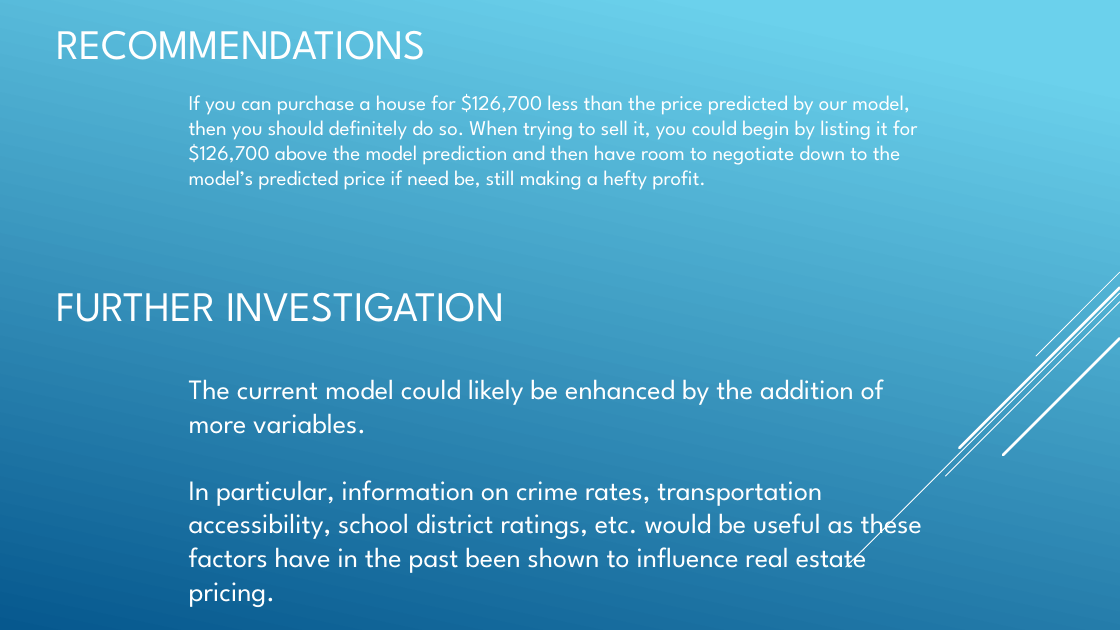
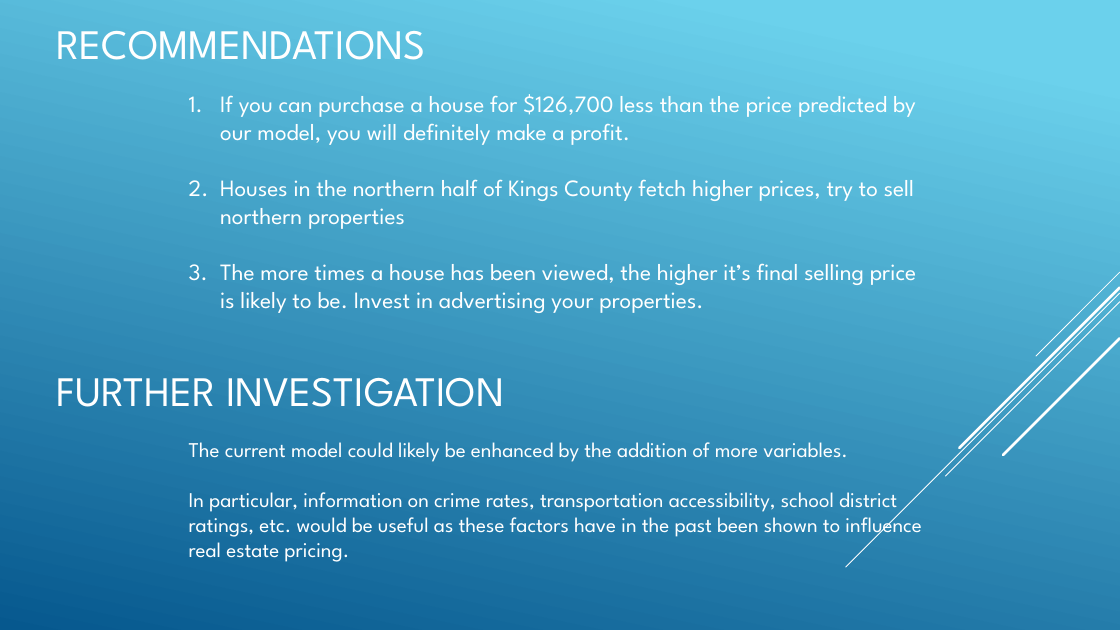
Before and after one commit to magnawhale/dsc-v2-mod1-final-project-online-ds-ft-051319, a slide deck: slide 9 of presentation.pptx. Drawn at 1120x630 pixels with LibreOffice and Linux fonts; fonts in the diff are those of the drawing. Boxes give left, top, right and bottom in pixels: in the first picture for what was removed or moved away, otherwise in the second. Text is boxed around its words. In the diff, an @@ line names an element or a change of style, - is before the commit and + after.

```diff
--- a/presentation.pptx
+++ b/presentation.pptx
@@ text at box(220, 94, 916, 313): text changed; size 18 to 20 pt @@
-If you can purchase a house for $126,700 less than the price predicted by our model, then you should definitely do so. When trying to sell it, you could begin by listing it for $126,700 above the model prediction and then have room to negotiate down to the model’s predicted price if need be, still making a hefty profit.
+1. If you can purchase a house for $126,700 less than the price predicted by our model, you will definitely make a profit.
+2. Houses in the northern half of Kings County fetch higher prices, try to sell northern properties
+3. The more times a house has been viewed, the higher it’s final selling price is likely to be. Invest in advertising your properties.
@@ title "FURTHER INVESTIGATION": place and size @@
-title "FURTHER INVESTIGATION" at box(57, 293, 504, 322)
+title "FURTHER INVESTIGATION" at box(57, 377, 504, 407)
@@ text "The current model could likely ...": place and size @@
-text "The current model could likely ..." at box(189, 379, 922, 607)
+text "The current model could likely ..." at box(189, 442, 921, 562)
@@ text "The current model could likely ..." at box(189, 442, 921, 562): size 24 to 18 pt @@
```
Also in this commit, not shown: 1 other file.
